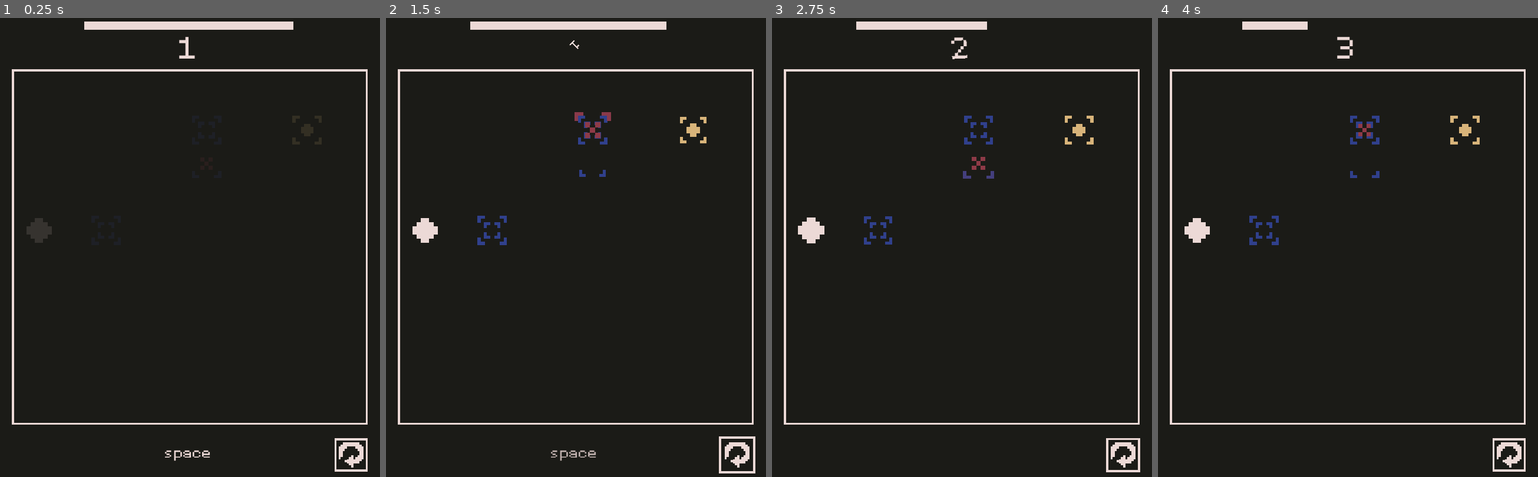
Above: before the commit, frames 1-4 (left to right).
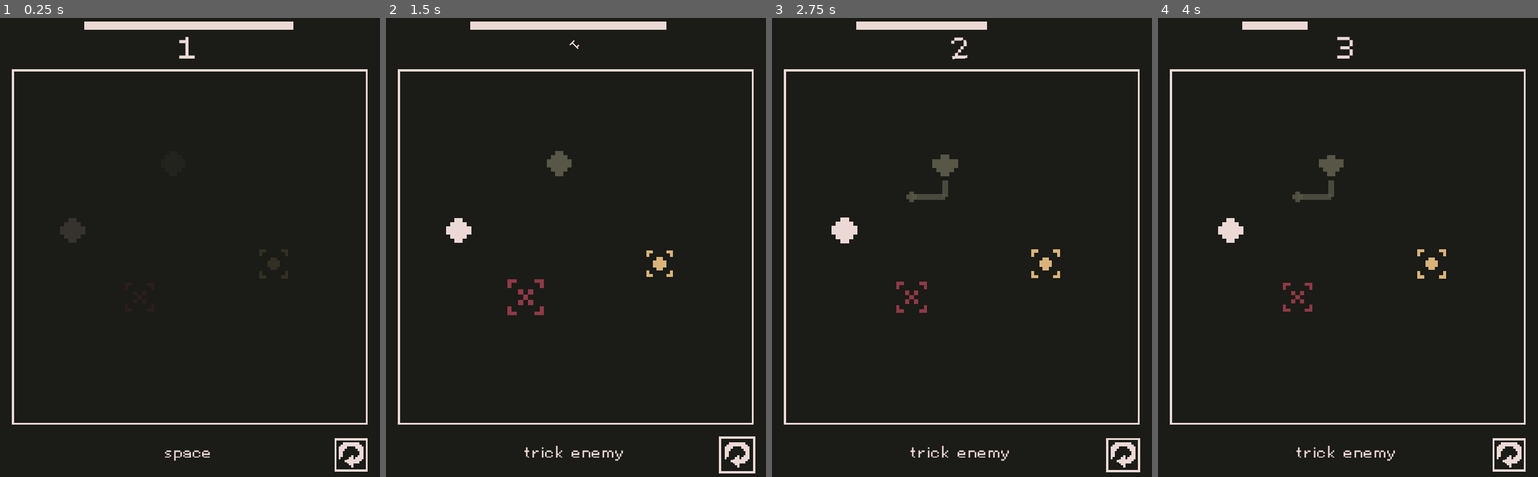
Above: after the commit, the same moments.

Repository: nolenroyalty/Click-Click-Trick
Game: Godot game, scene res://Main.tscn
Two runs of this game, one before a commit and one after it. Both use one fixed random seed, a clock stepped at 60 frames per second and the inputs below.
Inputs (mouse positions are in pixels of both pictures, inside the frame that each line leads up to):
- Up to frame 1 (0.25 s): no input
- Up to frame 2 (1.5 s): click (735, 454) at 0.5 s; tap Enter at 1.25 s; hold D (player_right) from 1.28 s (still down); tap Space (game_start) at 1.35 s
- Up to frame 3 (2.75 s): release D (player_right) at 2.03 s; hold S (player_down) from 2.03 s (still down); tap Space (game_start) at 2.1 s
- Up to frame 4 (4 s): release S (player_down) at 2.78 s; hold D (player_right) 2.78-3.53 s; tap Space (game_start) at 2.85, 3.6 s; hold W (player_up) from 3.53 s (still down)

The runs differ from the first frame. In frame 1, 0.5% of the frame differs, in the area x 6-23%, y 43-49%; in frame 2, 1.9%; in frame 3, 2.0%, in the area x 6-85%, y 21-97%; in frame 4, 1.9%.

Commit message:
Make sure most centers sit on top of moveables

Diff:
--- a/Main.gd
+++ b/Main.gd
@@ -15,7 +15,7 @@
 var track
 var beat_count
 var state
-var level_index = 5
+var level_index = 2
 var level
 var initial_load = true
 
@@ -35,8 +35,8 @@
 	preload("res://levels/LevelWin.tscn") # HANDLE WINNING THE GAME
 ]
 
-# var TEST_LEVEL = null
-var TEST_LEVEL = preload("res://levels/HalfBeatOnPort.tscn")
+var TEST_LEVEL = null
+# var TEST_LEVEL = preload("res://levels/HalfBeatOnPort.tscn")
 #var TEST_LEVEL = preload("res://levels/LevelIntroduceHalfBeat.tscn")
 
 func gently_fade(number_of_beats):
--- a/enemies/SimpleEnemy.gd
+++ b/enemies/SimpleEnemy.gd
@@ -4,6 +4,7 @@
 var direction = U.D.NONE
 var number_of_moves = 2
 onready var audio = $AudioStreamPlayer
+onready var color_tween = $ColorTween
 var sound_fail = preload("res://sounds/fail-2.wav")
 
 func init(player_):
@@ -139,9 +140,13 @@
 	player.damage()
 
 	pulse(U.v(2.0, 2.0))
+	color_tween.pulse(C.RED)
 
 	audio.stream = sound_fail
 	audio.play()
 
 func _ready():
 	var _ignore = $Hurtbox.connect("area_entered", self, "player_entered_hurtbox")
+	color_tween.target = $Sprite
+	color_tween.property = "modulate"
+	color_tween.final_amount = C.GRAY
--- a/enemies/SimpleEnemy.tscn
+++ b/enemies/SimpleEnemy.tscn
@@ -11,9 +11,11 @@
 radius = 9.0
 
 [node name="BasicEnemy" type="Node2D" groups=["enemy"]]
+z_index = 1
 script = ExtResource( 2 )
 
 [node name="Sprite" type="Sprite" parent="."]
+modulate = Color( 0.341176, 0.337255, 0.278431, 1 )
 position = Vector2( 16, 16 )
 texture = ExtResource( 1 )
 hframes = 2
@@ -36,3 +38,5 @@
 shape = SubResource( 2 )
 
 [node name="AudioStreamPlayer" type="AudioStreamPlayer" parent="."]
+
+[node name="ColorTween" parent="." instance=ExtResource( 3 )]
--- a/globals/Constants.gd
+++ b/globals/Constants.gd
@@ -9,6 +9,7 @@
 const RED = Color("#8e3a47")
 const BLACK = Color("#1b1b17")
 const WHITE = Color("#ecd9d6")
+const GRAY = Color("#575647")
 const WHITE_TRANSPARENT = Color("#00ecd9d6")
 const BLACK_TRANSPARENT = Color("#001b1b17")
 const BLUE_TRANSPARENT = Color("#0030408c")
--- a/levels/HalfBeatOnPort.tscn
+++ b/levels/HalfBeatOnPort.tscn
@@ -1,8 +1,9 @@
-[gd_scene load_steps=4 format=2]
+[gd_scene load_steps=5 format=2]
 
 [ext_resource path="res://battlefield/Battlefield.tscn" type="PackedScene" id=1]
 [ext_resource path="res://traps/Teleporter.tscn" type="PackedScene" id=2]
 [ext_resource path="res://traps/MovingZone2.tscn" type="PackedScene" id=3]
+[ext_resource path="res://traps/GenericMovingZone.gd" type="Script" id=4]
 
 [node name="Battlefield" instance=ExtResource( 1 )]
 
@@ -17,3 +18,4 @@
 
 [node name="MovingZone2" parent="." index="6" instance=ExtResource( 3 )]
 position = Vector2( 160, 32 )
+script = ExtResource( 4 )
--- a/levels/LevelCarefulArrows.tscn
+++ b/levels/LevelCarefulArrows.tscn
@@ -6,6 +6,7 @@
 [ext_resource path="res://traps/MovingZone4.tscn" type="PackedScene" id=4]
 [ext_resource path="res://traps/Fixed.tscn" type="PackedScene" id=5]
 [ext_resource path="res://traps/SingleZone.tscn" type="PackedScene" id=6]
+[ext_resource path="res://traps/GenericMovingZone.gd" type="Script" id=7]
 
 [node name="Battlefield" instance=ExtResource( 1 )]
 
@@ -47,6 +48,7 @@
 
 [node name="MovingZone4" parent="." index="14" instance=ExtResource( 4 )]
 position = Vector2( 128, 32 )
+script = ExtResource( 7 )
 
 [node name="Fixed" parent="." index="15" instance=ExtResource( 5 )]
 position = Vector2( 0, 128 )
--- a/traps/GenericMovingZone.tscn
+++ b/traps/GenericMovingZone.tscn
@@ -20,7 +20,7 @@
 
 [node name="Center" type="Node2D" parent="." index="4"]
 position = Vector2( 16, 48 )
-z_index = 1
+z_index = 2
 
 [node name="CenterSprite" type="Sprite" parent="Center" index="0"]
 texture = ExtResource( 2 )
--- a/traps/HalfBeat.tscn
+++ b/traps/HalfBeat.tscn
@@ -21,6 +21,7 @@
 [node name="Center" type="Sprite" parent="."]
 modulate = Color( 0.188235, 0.25098, 0.54902, 1 )
 position = Vector2( 16, 16 )
+z_index = 2
 texture = ExtResource( 4 )
 vframes = 2
 
--- a/traps/SingleZone.tscn
+++ b/traps/SingleZone.tscn
@@ -12,6 +12,7 @@
 
 [node name="Sprite" type="Sprite" parent="." index="3"]
 position = Vector2( 16, 16 )
+z_index = 2
 texture = ExtResource( 2 )
 vframes = 2
 frame = 1
Binary file changed: enemies/sprites/basicenemy2.png
Not shown: 1 places in levels/LevelCarefulArrows.tscn that only renumber resources
